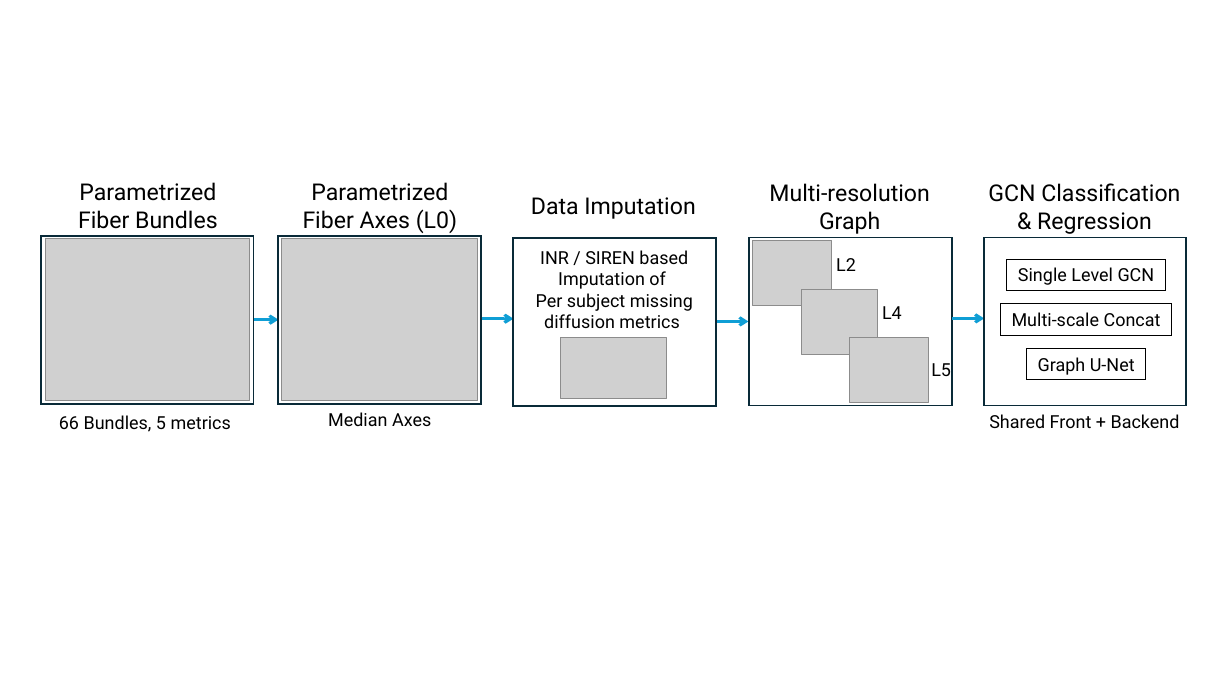
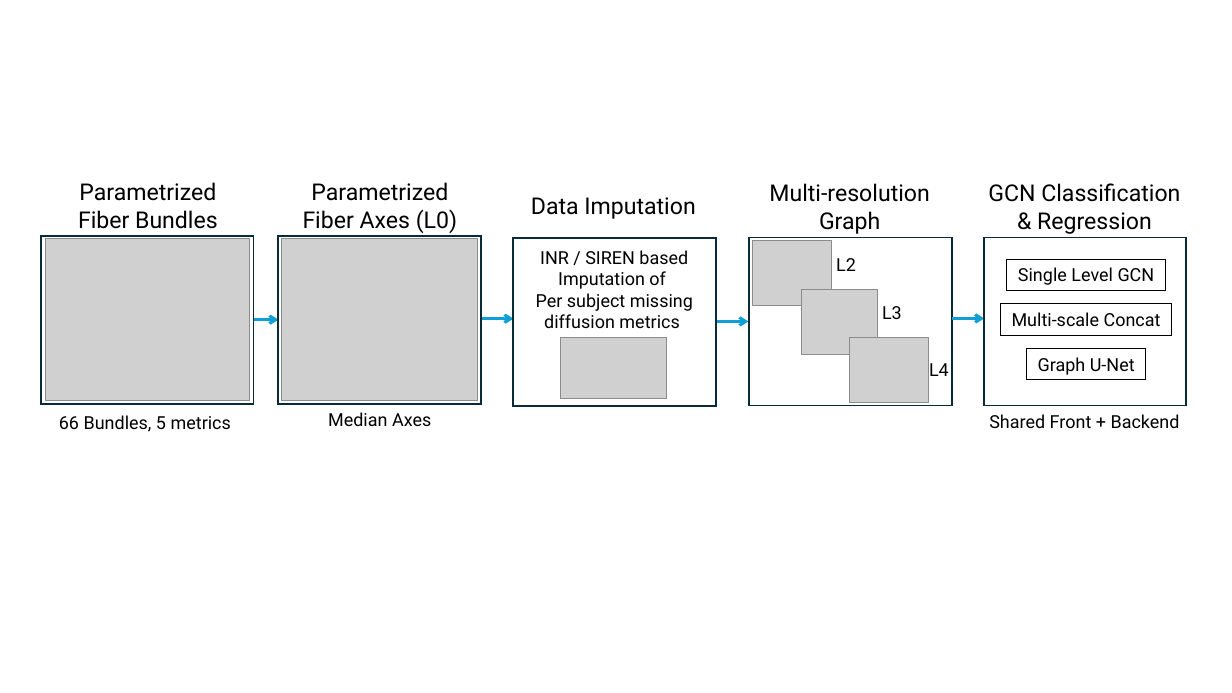
Before and after one commit to styner/CONFETTI, a slide deck: slide 1 of paper/figures/Figures.pptx. Drawn at 1232x693 pixels with LibreOffice and Linux fonts; fonts in the diff are those of the drawing; grey boxes stand for pictures. Boxes give left, top, right and bottom in pixels: in the first picture for what was removed or moved away, otherwise in the second. Text is boxed around its words. In the diff, an @@ line names an element or a change of style, - is before the commit and + after.

```diff
--- a/paper/figures/Figures.pptx
+++ b/paper/figures/Figures.pptx
@@ text added at (x1=882, y1=306, x2=902, y2=319), 14 pt, text #000000 @@
+L3
@@ text "L4" moved from (x1=882, y1=306, x2=902, y2=319) to (x1=929, y1=363, x2=949, y2=376) @@
@@ text removed at (x1=931, y1=363, x2=951, y2=376) @@
-L5
```
Also in this commit, not shown: 19 other files.
